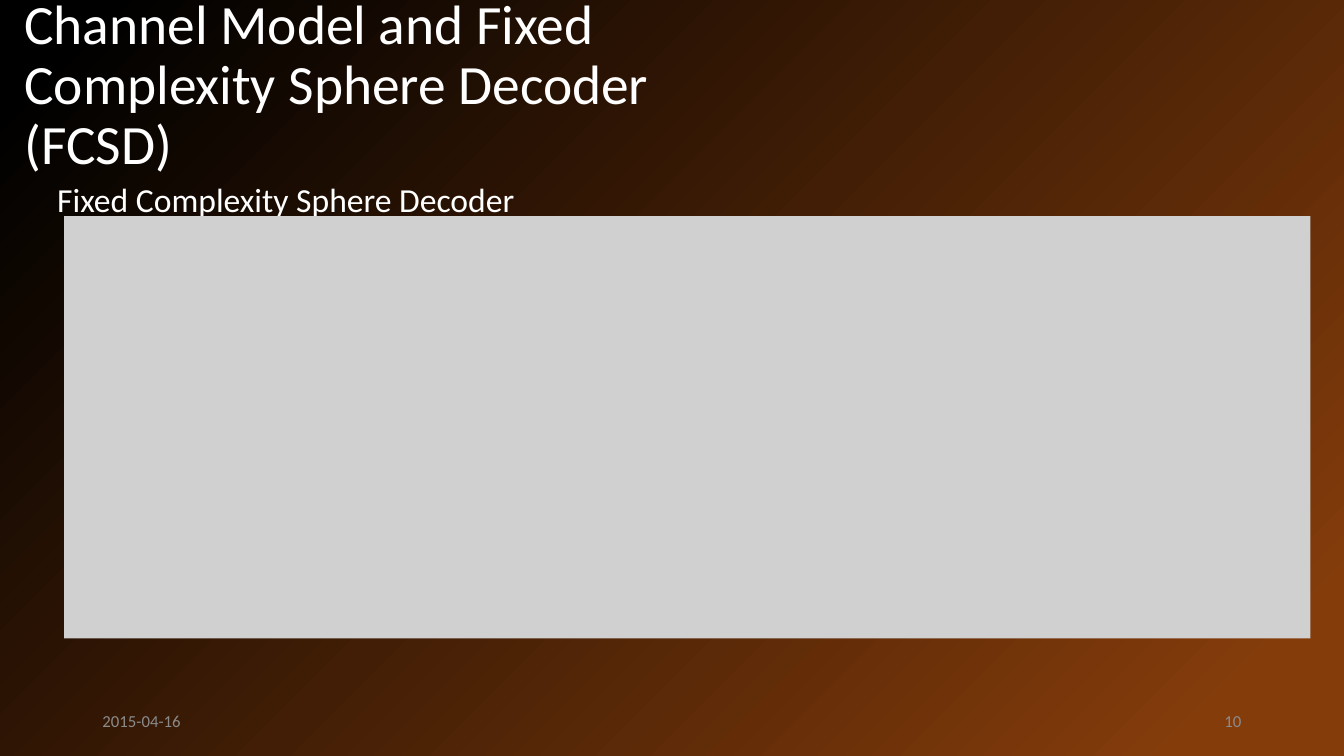
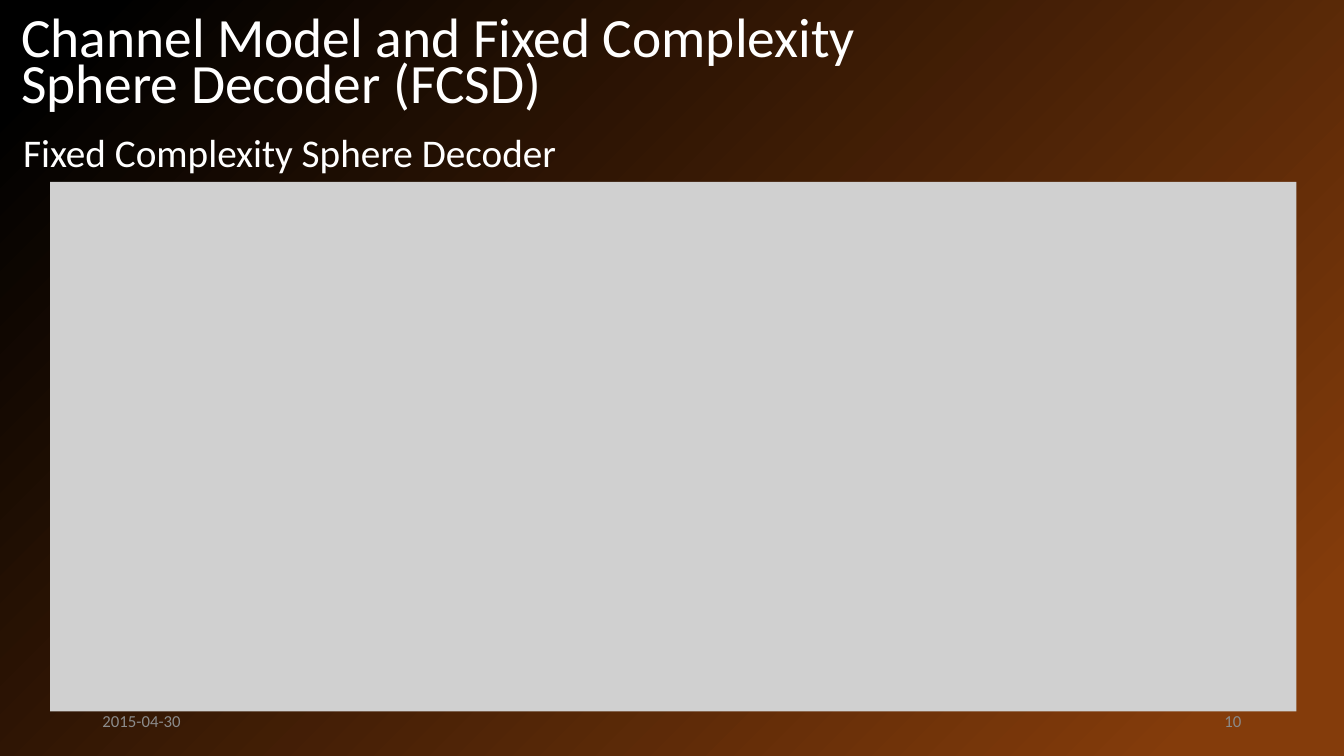
Before and after one commit to john-jiang-ca/Tianpei, a slide deck: slide 10 of FCSD-CUDA project/Presentation/CCECE2015 Presentation Tianpei Chen.pptx. Drawn at 1344x756 pixels with LibreOffice and Linux fonts; fonts in the diff are those of the drawing; grey boxes stand for pictures. Boxes give left, top, right and bottom in pixels: in the first picture for what was removed or moved away, otherwise in the second. Text is boxed around its words. In the diff, an @@ line names an element or a change of style, - is before the commit and + after.

```diff
--- a/FCSD-CUDA project/Presentation/CCECE2015 Presentation Tianpei Chen.pptx
+++ b/FCSD-CUDA project/Presentation/CCECE2015 Presentation Tianpei Chen.pptx
@@ text "Channel Model and Fixed Complexity ..." moved from (x1=24, y1=5, x2=649, y2=172) to (x1=21, y1=18, x2=855, y2=112) @@
@@ text "Channel Model and Fixed Complexity ..." at (x1=21, y1=18, x2=855, y2=112): line spacing 0.9 to 0.7 @@
@@ text "Fixed Complexity Sphere Decoder" moved from (x1=57, y1=188, x2=514, y2=221) to (x1=23, y1=139, x2=556, y2=174) @@
@@ text "Fixed Complexity Sphere Decoder" at (x1=23, y1=139, x2=556, y2=174): size 24 to 28 pt @@
@@ picture resized from (x1=65, y1=216, x2=1311, y2=638) to (x1=50, y1=181, x2=1297, y2=711) @@
@@ text at (x1=102, y1=716, x2=180, y2=727): text changed @@
-2015-04-16
+2015-04-30
```
Also in this commit, not shown: 17 other slides changed, 5 slides added, 1 other file.
